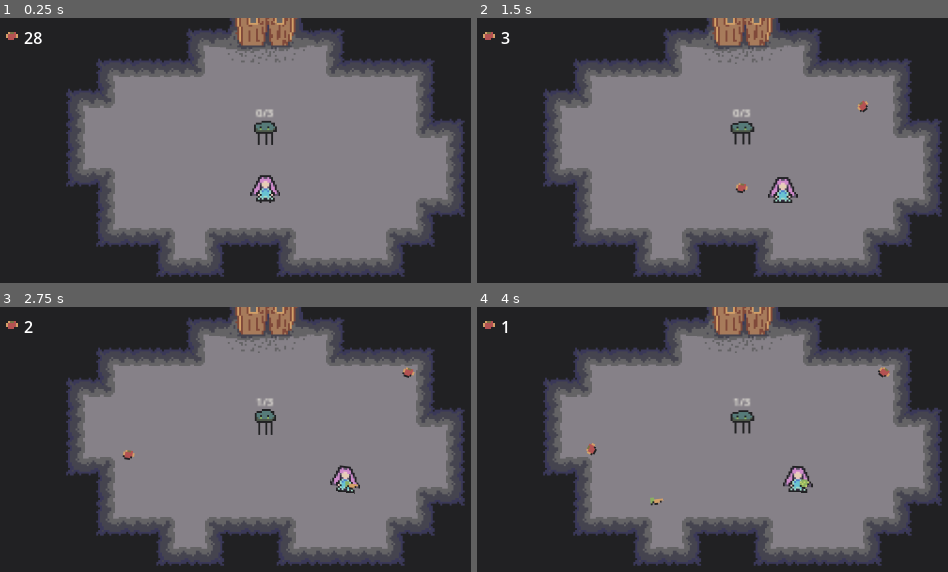
Above: before the commit, frames 1-4 (two rows, left to right).
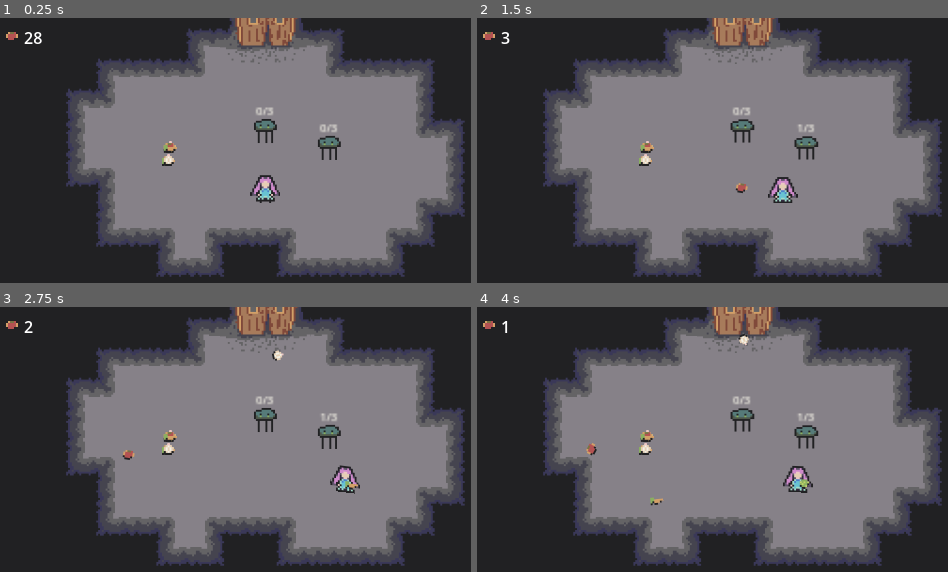
Above: after the commit, the same moments.

Repository: OlliO6/Main-Taiming
Game: Godot game, scene res://game.tscn
The game is run twice, just before and just after one commit, with the same random seed, the same clock (stepped at 60 frames per second) and the same inputs.
Inputs (mouse positions are in pixels of both pictures, inside the frame that each line leads up to):
- Up to frame 1 (0.25 s): no input
- Up to frame 2 (1.5 s): tap Enter (ui_accept) at 0.5, 0.77 s; move the mouse to (820, 139) at 0.52 s; hold D (move_right) 0.53-1.25 s; hold E (interact) 0.53-1.25 s; click (820, 139) at 0.67 s; drag from (618, 166) to (740, 139) at 1.27 s
- Up to frame 3 (2.75 s): move the mouse to (282, 383) at 2.02 s; press the mouse at (282, 383) at 2.03 s; hold D (move_right) from 2.03 s (still down); tap E (interact) at 2.3 s
- Up to frame 4 (4 s): release D (move_right) at 2.75 s; release the mouse at (759, 383) at 2.75 s; drag from (688, 495) to (825, 484) at 2.77 s; move the mouse to (858, 481) at 3.52 s; hold A (move_left) from 3.53 s (still down); hold E (interact) from 3.53 s (still down); tap Delete at 3.6 s; tap Enter (ui_accept) at 3.77 s

The runs differ from the first frame. In frame 1, 0.8% of the frame differs, in the area x 34-73%, y 33-56%; in frame 2, 0.9%; in frame 3, 0.9%, in the area x 34-89%, y 16-56%; in frame 4, 0.9%.

Commit message:
Make fighting work

Diff:
--- a/game.gd
+++ b/game.gd
@@ -23,9 +23,6 @@
 	var rooms_dir:= DirAccess.open(room_list_path)
 	_room_files = rooms_dir.get_files()
 	enter_room()
-
-	fight_started.connect(func(): print("START"))
-	fight_ended.connect(func(): print("END"))
 
 func _exit_tree() -> void:
 	game_state = GameState.NOT_IN_GAME
--- /dev/null
+++ b/monster/fight_logic/attack_area.gd
@@ -0,0 +1,49 @@
+extends Area2D
+
+signal attack_began
+signal attcked
+
+@export var damage: int = 1
+@export var attack_time: float
+@export var time_between_attacks: float
+@export var fight_logic: Node
+
+var is_attacking: bool
+var ready_to_attack: bool
+
+var _timer: Timer
+
+func _ready() -> void:
+	_timer = Timer.new()
+	_timer.one_shot = true
+	_timer.autostart = false
+	add_child(_timer)
+	Globals.get_game().fight_started.connect(_on_fight_started)
+
+func _physics_process(delta: float) -> void:
+	if ready_to_attack && !is_attacking && fight_logic.target in get_overlapping_bodies():
+		_begin_attack()
+
+func _on_fight_started() -> void:
+	_timer.timeout.connect(_get_ready, CONNECT_ONE_SHOT)
+	_timer.start(time_between_attacks)
+
+func _get_ready() -> void:
+	ready_to_attack = true
+
+func _begin_attack() -> void:
+	is_attacking = true
+	_timer.timeout.connect(_attack, CONNECT_ONE_SHOT)
+	_timer.start(attack_time)
+	attack_began.emit()
+
+func _attack() -> void:
+	if fight_logic.target in get_overlapping_bodies():
+		var health:= fight_logic.target.get_node("Health") as Health
+		if health:
+			health.take_damage(damage)
+
+	ready_to_attack = false
+	is_attacking = false
+	_timer.timeout.connect(_get_ready, CONNECT_ONE_SHOT)
+	_timer.start(time_between_attacks)
--- /dev/null
+++ b/monster/fight_logic/default_fight_logic.tscn
@@ -0,0 +1,18 @@
+[gd_scene load_steps=3 format=3 uid="uid://djo6mapewkrxm"]
+
+[ext_resource type="Script" path="res://monster/fight_logic/move_fight_logic.gd" id="1_sgay1"]
+[ext_resource type="Script" path="res://monster/fight_logic/attack_area.gd" id="2_mh4iv"]
+
+[node name="DefaultFightLogic" type="Node2D"]
+script = ExtResource("1_sgay1")
+
+[node name="AttackArea" type="Area2D" parent="." node_paths=PackedStringArray("fight_logic")]
+collision_layer = 0
+collision_mask = 16
+monitorable = false
+script = ExtResource("2_mh4iv")
+attack_time = 0.5
+time_between_attacks = 1.0
+fight_logic = NodePath("..")
+
+[node name="CollisionShape2D" type="CollisionShape2D" parent="AttackArea"]
--- a/monster/fight_logic/monster_fight_logic.gd
+++ b/monster/fight_logic/monster_fight_logic.gd
@@ -2,9 +2,14 @@
 
 @onready var monster:= get_parent() as Monster
 
+var target: Monster
+
 func _ready() -> void:
-	monster.fighting_state.state_entered.connect(_on_fight_enterd)
-	monster.fighting_state.state_exited.connect(_on_fight_exited)
+	process_mode = Node.PROCESS_MODE_DISABLED
+	_setup.call_deferred()
+
+func has_target() -> bool:
+	return is_instance_valid(target)
 
 func is_fighting() -> bool:
 	return monster.fighting_state.is_active()
@@ -12,8 +17,36 @@
 func is_following() -> bool:
 	return monster.following_player
 
-func _on_fight_enterd():
+func get_nearest_enemy() -> Monster:
+	var enemies:= get_tree().get_nodes_in_group("monster")
+
+	var result: Monster = null
+	var smallest_sqrt_dist: float = INF
+
+	for m: Monster in enemies:
+		if m.is_evil == monster.is_evil || m.knocked_out_state.is_active():
+			continue
+		var sqrt_dist = global_position.distance_squared_to(m.global_position)
+		if sqrt_dist < smallest_sqrt_dist:
+			smallest_sqrt_dist = sqrt_dist
+			result = m
+	return result
+
+func _setup() -> void:
+	monster.fighting_state.state_entered.connect(_on_fight_enterd)
+	monster.fighting_state.state_exited.connect(_on_fight_exited)
+	monster.follow_started.connect(_on_follow_started)
+	monster.follow_ended.connect(_on_follow_ended)
+
+func _on_follow_started() -> void:
 	pass
 
+func _on_follow_ended() -> void:
+	pass
+
+func _on_fight_enterd():
+	process_mode = Node.PROCESS_MODE_INHERIT
+	monster.velocity = Vector2.ZERO
+
 func _on_fight_exited():
-	pass
+	process_mode = Node.PROCESS_MODE_DISABLED
--- /dev/null
+++ b/monster/fight_logic/move_fight_logic.gd
@@ -0,0 +1,18 @@
+extends "res://monster/fight_logic/monster_fight_logic.gd"
+
+@export var enemy_dist: float = 20
+
+func _physics_process(delta: float) -> void:
+
+	if Game.game_state != Game.GameState.FIGHT:
+		return
+
+	target = get_nearest_enemy()
+
+	if !is_following() && has_target():
+		_move_towards_target(delta)
+
+	monster.move_and_slide()
+
+func _move_towards_target(delta: float) -> void:
+	monster.smooth_move_towards(target.position, monster.follow_speed, 0.001, enemy_dist, delta)
--- a/monster/monster.gd
+++ b/monster/monster.gd
@@ -3,12 +3,15 @@
 
 signal tamed
 signal defeaated
+signal follow_started
+signal follow_ended
 
 @export_group("taming")
 @export var vegetables_needed: int = 3
 @export var tame_outline_color: Color
 @export_group("following")
-@export var follow_max_player_dist: float
+@export var follow_player_dist: float
+@export var follow_player_dist_fight: float
 @export var follow_speed: float
 @export_range(0, 1) var follow_damping: float
 @export_group("")
@@ -54,6 +57,7 @@
 				follow_player(delta)
 			else:
 				_set_anim_state("idle")
+			move_and_slide()
 
 		fighting_state:
 			if following_player:
@@ -61,18 +65,22 @@
 
 func follow_player(delta: float):
 	var player_pos:= Globals.player.position
+	smooth_move_towards(player_pos, follow_speed, follow_damping,\
+		follow_player_dist_fight if fighting_state.is_active() else follow_player_dist, delta)
+
+func smooth_move_towards(pos: Vector2, speed: float, damping: float, to_dist: float, delta: float) -> void:
+
 	var target_velocity: Vector2
 
-	if player_pos.distance_to(position) < follow_max_player_dist:
+	if pos.distance_to(position) < to_dist:
 		_set_anim_state("idle")
 		target_velocity = Vector2.ZERO
 	else:
 		_set_anim_state("run")
-		var dir:= (player_pos - position).normalized()
-		target_velocity = dir * follow_speed
-
-	velocity = velocity.lerp(target_velocity, (1 - follow_damping) * delta)
-	move_and_slide()
+		var dir:= (pos - position).normalized()
+		target_velocity = dir * speed
+
+	velocity = velocity.lerp(target_velocity, (1 - damping) * delta)
 
 func is_in_team() -> bool:
 	return self in Globals.team
@@ -106,7 +114,7 @@
 		knocked_out_state:
 			return Game.game_state == Game.GameState.PREPERATION
 		fighting_state:
-			return is_in_team()
+			return is_in_team() && !health_interface.is_full_health()
 
 	return !health_interface.is_full_health()
 
@@ -142,6 +150,7 @@
 
 	elif fighting_state.is_active():
 		following_player = !following_player
+		(follow_started if following_player else follow_ended).emit()
 		interact_label.text = _get_interact_label_text()
 
 func _on_interact_area_body_entered(body: Node2D) -> void:
@@ -182,10 +191,15 @@
 	_set_outline_color(Color(0, 0, 0, 0), true)
 
 func _on_preperation_state_entered() -> void:
+	velocity = Vector2.ZERO
 	health_label.show()
 	health_interface.full_live()
 	_update_health_label(health_interface.max_health, health_interface.health)
 
+	if !Globals.is_team_full():
+		Globals.add_to_team(self)
+		interact_label.text = _get_interact_label_text()
+
 func _update_health_label(max: int, current: int) -> void:
 	health_label.text = str(current) + "/" + str(max)
 	health_label.modulate.a = 0 if max == current else 1
@@ -205,20 +219,22 @@
 	_set_outline_color(_outline_color, false)
 
 func _on_knockout() -> void:
+	state_machine.switch_state(knocked_out_state)
 	health_label.visible = Game.game_state == Game.GameState.PREPERATION
 	_set_outline_color(knocked_outline_color, true)
-	animation_tree.set("parameters/state/transition_request", 2)
+	_set_anim_state("knocked")
 	defeaated.emit()
 
 func _on_knocked_out_state_exited() -> void:
 	health_label.hide()
 	_set_outline_color(Color(0, 0, 0, 0), true)
-	animation_tree.set("parameters/knocked_switch/transition_request", 0)
+	_set_anim_state("idle")
 
 func _on_fight_started() -> void:
 	if (is_evil || is_in_team()) && !knocked_out_state.is_active():
 		state_machine.switch_state(fighting_state)
 		following_player = false
+		_update_health_label(health_interface.max_health, health_interface.health)
 
 func _on_fight_ended() -> void:
 	if knocked_out_state.is_active():
@@ -228,3 +244,5 @@
 		if is_evil:
 			is_evil = false
 			state_machine.switch_state(taming_phase_1_state)
+	else:
+		state_machine.switch_state(preperation_state)
--- a/monster/monster_base.tscn
+++ b/monster/monster_base.tscn
@@ -6,7 +6,7 @@
 [ext_resource type="Script" path="res://components/state.gd" id="3_4420w"]
 [ext_resource type="Script" path="res://components/health.gd" id="3_xunb3"]
 [ext_resource type="Script" path="res://components/interactable.gd" id="4_jcere"]
-[ext_resource type="Texture2D" uid="uid://bh201qypfnlf7" path="res://monster/monster.png" id="4_wbmr4"]
+[ext_resource type="Texture2D" uid="uid://bh201qypfnlf7" path="res://monster/variations/monster.png" id="8_i5evf"]
 [ext_resource type="Texture2D" uid="uid://b72i575srys6a" path="res://monster/tame_particle.png" id="8_sljtx"]
 
 [sub_resource type="ShaderMaterial" id="ShaderMaterial_m1f0r"]
@@ -18,8 +18,8 @@
 shader_parameter/add_margins = true
 shader_parameter/number_of_images = Vector2(1, 1)
 
-[sub_resource type="RectangleShape2D" id="RectangleShape2D_db0ey"]
-size = Vector2(12.1081, 9)
+[sub_resource type="CircleShape2D" id="CircleShape2D_n66sg"]
+radius = 5.0
 
 [sub_resource type="ShaderMaterial" id="ShaderMaterial_nut2t"]
 resource_local_to_scene = true
@@ -265,8 +265,8 @@
 nodes/state/position = Vector2(240, 60)
 node_connections = [&"feed", 0, &"state", &"feed", 1, &"Animation 3", &"output", 0, &"feed", &"run_speed", 0, &"Animation 2", &"state", 0, &"Animation", &"state", 1, &"run_speed", &"state", 2, &"Animation 4"]
 
-[sub_resource type="RectangleShape2D" id="RectangleShape2D_wu04j"]
-size = Vector2(23, 18.5)
+[sub_resource type="CircleShape2D" id="CircleShape2D_db3bl"]
+radius = 11.0
 
 [sub_resource type="LabelSettings" id="LabelSettings_4hu0g"]
 font_size = 8
@@ -295,13 +295,13 @@
 gravity = Vector3(0, 0, 0)
 alpha_curve = SubResource("CurveTexture_a4sfw")
 
-[node name="Monster" type="CharacterBody2D"]
+[node name="Monster" type="CharacterBody2D" groups=["monster"]]
 material = SubResource("ShaderMaterial_m1f0r")
 collision_layer = 16
 collision_mask = 17
 script = ExtResource("1_e686l")
 tame_outline_color = Color(0.827451, 0.627451, 0.407843, 1)
-follow_max_player_dist = 15.0
+follow_player_dist = 15.0
 follow_speed = 12.0
 follow_damping = 0.1
 selected_outline_color = Color(0.811765, 0.541176, 0.796078, 1)
@@ -334,13 +334,12 @@
 script = ExtResource("3_4420w")
 
 [node name="CollisionShape2D" type="CollisionShape2D" parent="."]
-position = Vector2(0, -1)
-shape = SubResource("RectangleShape2D_db0ey")
+shape = SubResource("CircleShape2D_n66sg")
 
 [node name="Sprite" type="Sprite2D" parent="."]
 material = SubResource("ShaderMaterial_nut2t")
 position = Vector2(0, -5)
-texture = ExtResource("4_wbmr4")
+texture = ExtResource("8_i5evf")
 
 [node name="AnimationPlayer" type="AnimationPlayer" parent="."]
 libraries = {
@@ -370,7 +369,8 @@
 
 [node name="CollisionShape2D" type="CollisionShape2D" parent="InteractArea"]
 position = Vector2(0, -1)
-shape = SubResource("RectangleShape2D_wu04j")
+shape = SubResource("CircleShape2D_db3bl")
+debug_color = Color(0, 0.701961, 0.407843, 0.156863)
 
 [node name="InteractLabel" type="Label" parent="."]
 visible = false
--- /dev/null
+++ b/monster/variations/1.tscn
@@ -0,0 +1,33 @@
+[gd_scene load_steps=6 format=3 uid="uid://ctd8a5v4lofwk"]
+
+[ext_resource type="PackedScene" uid="uid://cwffmeeyd6sgu" path="res://monster/monster_base.tscn" id="1_pjx80"]
+[ext_resource type="PackedScene" uid="uid://djo6mapewkrxm" path="res://monster/fight_logic/default_fight_logic.tscn" id="2_wsvak"]
+[ext_resource type="Shader" path="res://shader/sheet_outline.gdshader" id="3_3om5h"]
+
+[sub_resource type="CircleShape2D" id="CircleShape2D_4drcu"]
+radius = 10.55
+
+[sub_resource type="ShaderMaterial" id="ShaderMaterial_5v4lw"]
+resource_local_to_scene = true
+shader = ExtResource("3_3om5h")
+shader_parameter/color = Color(1, 1, 1, 1)
+shader_parameter/width = 1.0
+shader_parameter/pattern = 1
+shader_parameter/inside = false
+shader_parameter/add_margins = true
+shader_parameter/number_of_images = Vector2(1, 1)
+
+[node name="Monster" instance=ExtResource("1_pjx80")]
+follow_speed = 8.0
+in_team_outline_color = Color(0.545098, 0.690196, 0.380392, 0.301961)
+
+[node name="DefaultFightLogic" parent="." index="0" instance=ExtResource("2_wsvak")]
+
+[node name="CollisionShape2D" parent="DefaultFightLogic/AttackArea" index="0"]
+shape = SubResource("CircleShape2D_4drcu")
+debug_color = Color(0.701961, 0, 0.0117647, 0.14902)
+
+[node name="Sprite" parent="." index="5"]
+material = SubResource("ShaderMaterial_5v4lw")
+
+[editable path="DefaultFightLogic"]
--- a/rooms/bad_monster_spawn_point.gd
+++ b/rooms/bad_monster_spawn_point.gd
@@ -18,6 +18,7 @@
 		owner.add_evil_monster(monster)
 	owner.add_child(monster)
 	monster.is_evil = true
+	monster.state_machine.switch_state.call_deferred(monster.fighting_state)
 
 func get_monster() -> Monster:
 	var monster:= possible_monster.pick_random().instantiate() as Monster
--- a/rooms/fight_room.gd
+++ b/rooms/fight_room.gd
@@ -6,8 +6,8 @@
 var evil_monsters: int
 
 func _ready() -> void:
-	_start_fight.call_deferred()
 	cleared.connect(Globals.get_game().end_fight)
+	$StartFightTimer.timeout.connect(_start_fight)
 
 func add_evil_monster(monster: Monster) -> void:
 	evil_monsters += 1
@@ -15,8 +15,6 @@
 
 func _start_fight() -> void:
 	Globals.get_game().start_fight()
-	if evil_monsters <= 0:
-		cleared.emit()
 
 func _on_evil_monster_defeated() -> void:
 	evil_monsters -= 1
--- a/rooms/fight_room_base.tscn
+++ b/rooms/fight_room_base.tscn
@@ -1,12 +1,18 @@
-[gd_scene load_steps=4 format=3 uid="uid://cepco1sn0sq6c"]
+[gd_scene load_steps=5 format=3 uid="uid://cepco1sn0sq6c"]
 
 [ext_resource type="PackedScene" uid="uid://cxo6oseo5rgfc" path="res://rooms/room_base.tscn" id="1_hudrr"]
 [ext_resource type="Script" path="res://rooms/bad_monster_spawn_point.gd" id="2_3yn7m"]
 [ext_resource type="Script" path="res://rooms/fight_room.gd" id="2_i3ay0"]
+[ext_resource type="PackedScene" uid="uid://ctd8a5v4lofwk" path="res://monster/variations/1.tscn" id="4_ii0kr"]
 
 [node name="FightRoom" instance=ExtResource("1_hudrr")]
 script = ExtResource("2_i3ay0")
 
+[node name="StartFightTimer" type="Timer" parent="." index="0"]
+one_shot = true
+autostart = true
+
 [node name="BadMonster" type="Node2D" parent="SpawnPositions" index="1"]
 position = Vector2(0, -52)
 script = ExtResource("2_3yn7m")
+possible_monster = Array[PackedScene]([ExtResource("4_ii0kr")])
--- a/rooms/list/0_turorial.tscn
+++ b/rooms/list/0_turorial.tscn
@@ -1,9 +1,117 @@
-[gd_scene load_steps=3 format=3 uid="uid://by54rrhq421bq"]
+[gd_scene load_steps=7 format=3 uid="uid://by54rrhq421bq"]
 
 [ext_resource type="PackedScene" uid="uid://cxo6oseo5rgfc" path="res://rooms/room_base.tscn" id="1_f0nbh"]
-[ext_resource type="PackedScene" uid="uid://cwffmeeyd6sgu" path="res://monster/monster_base.tscn" id="2_llsyr"]
+[ext_resource type="PackedScene" uid="uid://ctd8a5v4lofwk" path="res://monster/variations/1.tscn" id="2_vjmem"]
+[ext_resource type="PackedScene" uid="uid://5bntft4da0sv" path="res://items/vegetables/basic_vegetable/basic_vegetable.tscn" id="3_ewo0y"]
+[ext_resource type="Shader" path="res://shader/sheet_outline.gdshader" id="3_sbqo3"]
+
+[sub_resource type="ShaderMaterial" id="ShaderMaterial_oi2nn"]
+resource_local_to_scene = true
+shader = ExtResource("3_sbqo3")
+shader_parameter/color = Color(1, 1, 1, 1)
+shader_parameter/width = 1.0
+shader_parameter/pattern = 1
+shader_parameter/inside = false
+shader_parameter/add_margins = true
+shader_parameter/number_of_images = Vector2(1, 1)
+
+[sub_resource type="ShaderMaterial" id="ShaderMaterial_yguka"]
+resource_local_to_scene = true
+shader = ExtResource("3_sbqo3")
+shader_parameter/color = Color(1, 1, 1, 1)
+shader_parameter/width = 1.0
+shader_parameter/pattern = 1
+shader_parameter/inside = false
+shader_parameter/add_margins = true
+shader_parameter/number_of_images = Vector2(1, 1)
 
 [node name="TurorialRoom" instance=ExtResource("1_f0nbh")]
 
-[node name="TestMonster" parent="." index="2" instance=ExtResource("2_llsyr")]
-position = Vector2(0, -30)
+[node name="Monster" parent="." index="2" instance=ExtResource("2_vjmem")]
+position = Vector2(0, -31)
+
+[node name="Health" parent="Monster" index="1"]
+max_health = 4
+
+[node name="Sprite" parent="Monster" index="5"]
+material = SubResource("ShaderMaterial_oi2nn")
+
+[node name="Monster2" parent="." index="3" instance=ExtResource("2_vjmem")]
+position = Vector2(34, -22)
+
+[node name="Health" parent="Monster2" index="1"]
+max_health = 4
+
+[node name="Sprite" parent="Monster2" index="5"]
+material = SubResource("ShaderMaterial_yguka")
+
+[node name="Vegetable" parent="." index="4" instance=ExtResource("3_ewo0y")]
+position = Vector2(-51, -27)
+
+[node name="Vegetable2" parent="." index="5" instance=ExtResource("3_ewo0y")]
+position = Vector2(-52, -20)
+
+[node name="Vegetable3" parent="." index="6" instance=ExtResource("3_ewo0y")]
+position = Vector2(-51, -27)
+
+[node name="Vegetable4" parent="." index="7" instance=ExtResource("3_ewo0y")]
+position = Vector2(-52, -20)
+
+[node name="Vegetable5" parent="." index="8" instance=ExtResource("3_ewo0y")]
+position = Vector2(-51, -27)
+
+[node name="Vegetable6" parent="." index="9" instance=ExtResource("3_ewo0y")]
+position = Vector2(-52, -20)
+
+[node name="Vegetable7" parent="." index="10" instance=ExtResource("3_ewo0y")]
+position = Vector2(-51, -27)
+
+[node name="Vegetable8" parent="." index="11" instance=ExtResource("3_ewo0y")]
+position = Vector2(-52, -20)
+
+[node name="Vegetable9" parent="." index="12" instance=ExtResource("3_ewo0y")]
+position = Vector2(-51, -27)
+
+[node name="Vegetable10" parent="." index="13" instance=ExtResource("3_ewo0y")]
+position = Vector2(-52, -20)
+
+[node name="Vegetable11" parent="." index="14" instance=ExtResource("3_ewo0y")]
+position = Vector2(-51, -27)
+
+[node name="Vegetable12" parent="." index="15" instance=ExtResource("3_ewo0y")]
+position = Vector2(-52, -20)
+
+[node name="Vegetable13" parent="." index="16" instance=ExtResource("3_ewo0y")]
+position = Vector2(-51, -27)
+
+[node name="Vegetable14" parent="." index="17" instance=ExtResource("3_ewo0y")]
+position = Vector2(-52, -20)
+
+[node name="Vegetable15" parent="." index="18" instance=ExtResource("3_ewo0y")]
+position = Vector2(-51, -27)
+
+[node name="Vegetable16" parent="." index="19" instance=ExtResource("3_ewo0y")]
+position = Vector2(-52, -20)
+
+[node name="Vegetable17" parent="." index="20" instance=ExtResource("3_ewo0y")]
+position = Vector2(-51, -27)
+
+[node name="Vegetable18" parent="." index="21" instance=ExtResource("3_ewo0y")]
+position = Vector2(-52, -20)
+
+[node name="Vegetable19" parent="." index="22" instance=ExtResource("3_ewo0y")]
+position = Vector2(-51, -27)
+
+[node name="Vegetable20" parent="." index="23" instance=ExtResource("3_ewo0y")]
+position = Vector2(-52, -20)
+
+[node name="Vegetable21" parent="." index="24" instance=ExtResource("3_ewo0y")]
+position = Vector2(-51, -27)
+
+[node name="Vegetable22" parent="." index="25" instance=ExtResource("3_ewo0y")]
+position = Vector2(-52, -20)
+
+[editable path="Monster"]
+[editable path="Monster/DefaultFightLogic"]
+[editable path="Monster2"]
+[editable path="Monster2/DefaultFightLogic"]
--- a/rooms/list/1_fight.tscn
+++ b/rooms/list/1_fight.tscn
@@ -1,7 +1,6 @@
-[gd_scene load_steps=4 format=3 uid="uid://0oryk87ixyu2"]
+[gd_scene load_steps=3 format=3 uid="uid://0oryk87ixyu2"]
 
 [ext_resource type="PackedScene" uid="uid://cepco1sn0sq6c" path="res://rooms/fight_room_base.tscn" id="1_lqpf6"]
-[ext_resource type="PackedScene" uid="uid://cwffmeeyd6sgu" path="res://monster/monster_base.tscn" id="2_1wbbu"]
 [ext_resource type="Script" path="res://rooms/monster_spawn_point.gd" id="2_o0c0t"]
 
 [node name="FightRoom" instance=ExtResource("1_lqpf6")]
@@ -17,6 +16,3 @@
 [node name="Monster3" type="Node2D" parent="SpawnPositions" index="3"]
 position = Vector2(0, -17)
 script = ExtResource("2_o0c0t")
-
-[node name="BadMonster" parent="SpawnPositions" index="4"]
-possible_monster = Array[PackedScene]([ExtResource("2_1wbbu")])
--- a/rooms/room_base.tscn
+++ b/rooms/room_base.tscn
@@ -14,7 +14,6 @@
 layer_0/tile_data = PackedInt32Array(65541, 131072, 2, 5, 196608, 0, -196603, 196608, 1, -262139, 131072, 1, -327675, 1 …(1820 unchanged characters)…
 
 [node name="Door" parent="." instance=ExtResource("3_jmsnc")]
-z_index = 0
 position = Vector2(0, -91)
 
 [node name="SpawnPositions" type="Node2D" parent="."]
--- a/singletons/transitions/transitions.gd
+++ b/singletons/transitions/transitions.gd
@@ -8,6 +8,7 @@
 
 func start_transition(trans_name: String, speed: float, on_finished: Callable):
 	is_transitioning = true
+	get_tree().paused = true
 	get_tree().root.set_process_input(false)
 	animation_player.play(trans_name + "_start", -1, speed)
 	await animation_player.animation_finished
@@ -18,6 +19,7 @@
 	animation_player.play(trans_name + "_end", -1, speed)
 	await animation_player.animation_finished
 	get_tree().root.set_process_input(true)
+	get_tree().paused = false
 	is_transitioning = false
 	if on_finished:
 		on_finished.call()
Renamed: monster/monster.png -> monster/variations/monster.png
Not shown, changed: monster/variations/monster.png.import
Not shown, changed: player/carrot_gun.afphoto~lock~
Not shown, changed: player/player.afphoto~lock~
